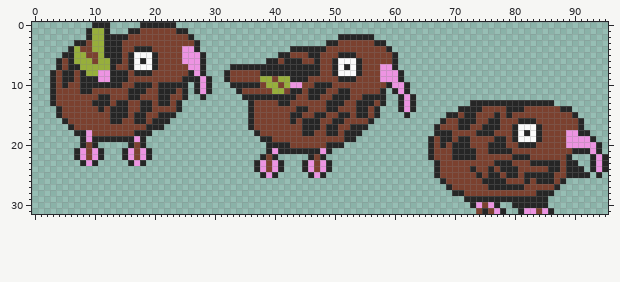
Edited in one commit: sprite sheet (Assets/Player/Kiwi/Skin_Kiwi_jump.png). The picture above is the old version.
The file is 96x32 pixels.
Now the later version:
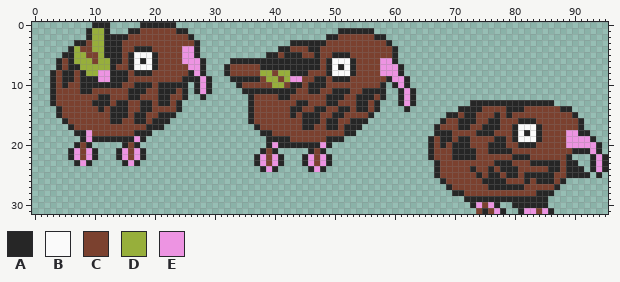
Palette (. is transparent): A #262626  B #fafafa  C #7b412f  D #97af3b  E #ed94e2
The exact change:
y 1: x 51..56 ...... -> AAAAAA
y 2: x 49..58 ..AAAAAA.. -> AACCCCCCAA
y 3: x 43..50 ......AA -> AAAAAACC; x 57..59 AA. -> CCA
y 4: x 41..45 ..AAA -> AACCC; x 48 A -> C; x 59..60 A. -> CA
y 5: x 27..28 EA -> A.; x 39..41 ..A -> AAC; x 43..44 CC -> AA; x 46 A -> C; x 50 C -> A; x 53 A -> C
y 6: x 33..38 ...... -> AAAAAA; x 41 C -> A; x 45..46 CC -> AA; x 49..50 CA -> AB; x 53..54 BA -> AC; x 58..59 CC -> EE
y 7: x 32..37 .AAAAA -> ACCCCC; x 49..54 CABABA -> ABABAC; x 60..61 A. -> EA
y 8: x 38..42 AAAAA -> DDCDD; x 46..47 AA -> CC; x 49..50 CA -> AB; x 53..54 BA -> AC
y 9: x 32..38 ACCCCCD -> .AAAAAC; x 40..41 CD -> DC; x 43..45 AAA -> EEC; x 47..48 CC -> AA; x 50 C -> A; x 53 A -> C; x 58..59 EE -> CA; x 61..62 A. -> EA
y 10: x 33 A -> .; x 35..37 AAA -> CCC; x 39 D -> C; x 41..44 CDEE -> DCAA; x 46 C -> A; x 49 A -> C; x 58..60 CAE -> A.A
y 11: x 34..42 ACCCCCDDC -> .AAAAAAAA; x 44 A -> C; x 48 A -> C; x 50 C -> A; x 55..57 CCC -> AAA; x 60..63 AEA. -> .AEA
y 12: x 35 A -> .; x 37..40 AAAA -> CCCC; x 43 A -> C; x 46..47 AA -> CC; x 49 C -> A; x 52 A -> C; x 54 C -> A; x 57 A -> C
y 13: x 41..42 AA -> CC; x 44..45 CC -> AA; x 51 A -> C; x 56..58 ACA -> CA.
y 14: x 43 C -> A; x 45 A -> C; x 47..52 CCAACC -> AACCAA; x 61..63 AEA -> .A.
y 15: x 44..46 ACC -> CAA; x 48 A -> C; x 50 C -> A; x 52 A -> C; x 54..57 AACA -> CCA.; x 62 A -> .
y 16: x 43 A -> C; x 49 C -> A; x 51 A -> C; x 53..56 CCCA -> AAA.
y 17: x 36..37 AC -> .A; x 47 A -> C; x 52 C -> A; x 55 A -> .
y 18: x 37..39 ACC -> .AA; x 45..46 AA -> CC; x 49..50 AA -> CC; x 54 A -> .
y 19: x 38 A -> .; x 40..42 CCC -> AAA; x 49..53 CCCAA -> AAA..
y 20: x 7..10 .ACA -> ACA.; x 15..18 .ACA -> ACA.; x 40 A -> E; x 43..48 CCCCCC -> AAAAAE; x 50..51 AA -> ..
y 21: x 6..11 .AECEA -> AECEA.; x 14..19 .AECEA -> AECEA.; x 38..45 .AEAAAAA -> ACA.....; x 47..49 AEA -> CA.
y 22: x 6..11 .AECEA -> AECEA.; x 14..19 .AECEA -> AECEA.; x 37..38 .A -> AE; x 40..41 A. -> EA; x 45..46 .A -> AE; x 48..49 A. -> EA
y 23: x 7..10 .AEA -> AEA.; x 15..18 .AEA -> AEA.
y 24: x 37..41 AECEA -> .AEA.; x 45..49 AECEA -> .AEA.
y 25: x 38..40 AEA -> ...; x 46..48 AEA -> ...
Boxes around the changes in both pictures, in picture pixels (x1, y1, x2, y2):
changed: (194, 28, 416, 178)
changed: (68, 142, 152, 166)
